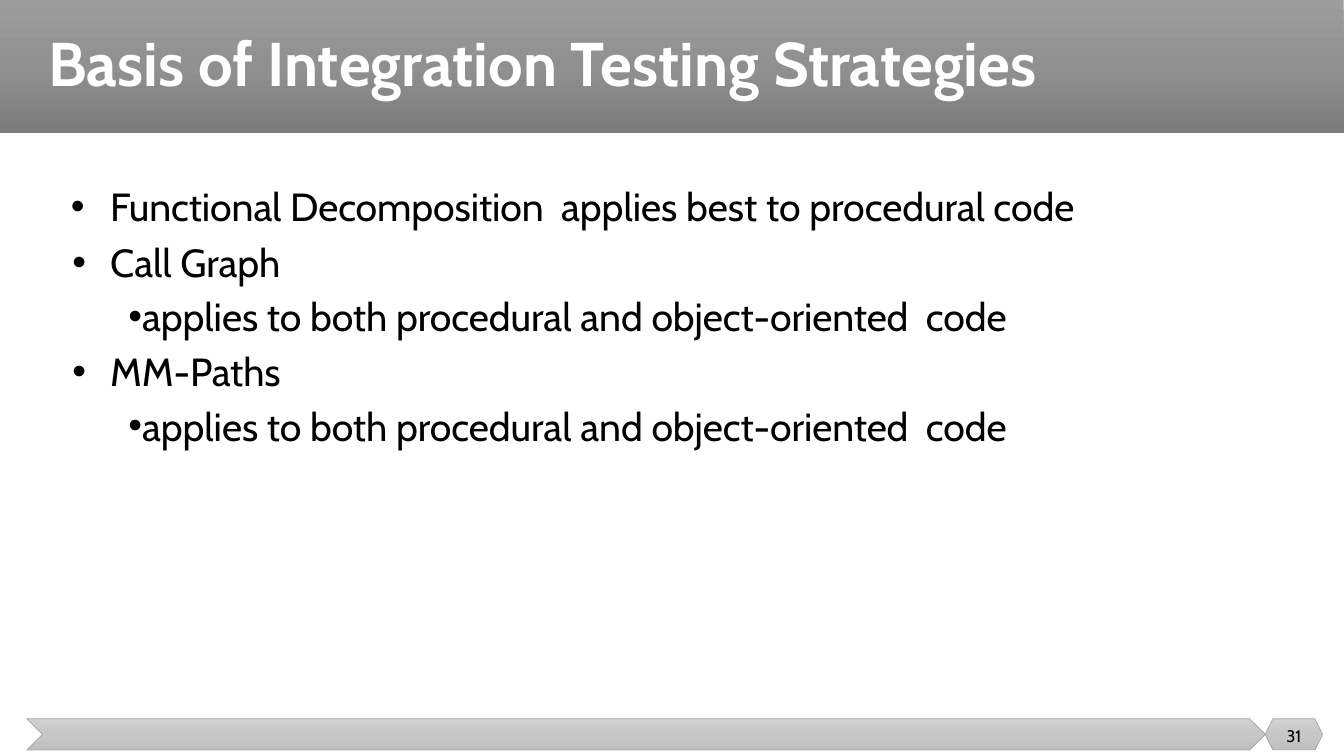
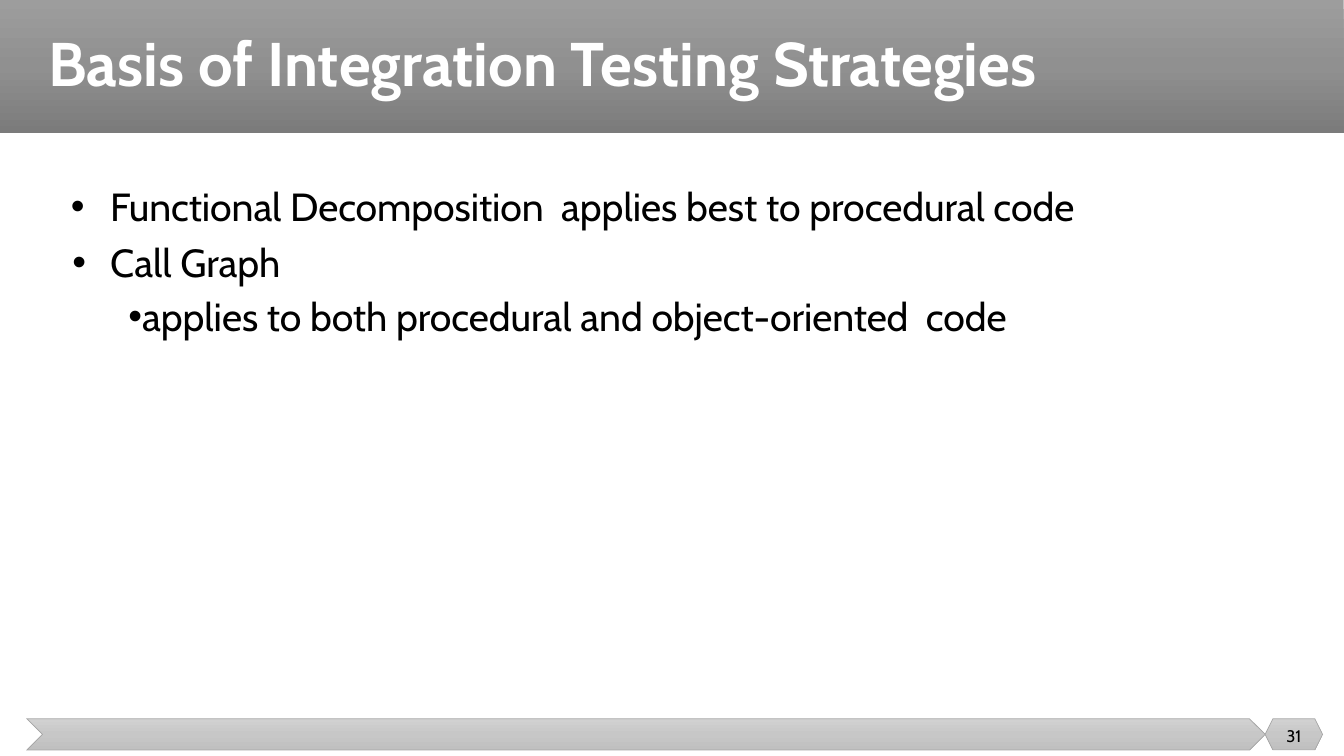
Before and after one commit to malenezi/malenezi, a slide deck: slide 31 of new_SE401/Lectures/8-Integration, System and Regression Testing/Integration Testing.pptx. Drawn at 1344x756 pixels with LibreOffice and Linux fonts; fonts in the diff are those of the drawing. Boxes give left, top, right and bottom in pixels: in the first picture for what was removed or moved away, otherwise in the second. Text is boxed around its words. In the diff, an @@ line names an element or a change of style, - is before the commit and + after.

```diff
--- a/new_SE401/Lectures/8-Integration, System and Regression Testing/Integration Testing.pptx
+++ b/new_SE401/Lectures/8-Integration, System and Regression Testing/Integration Testing.pptx
@@ text at (110,356,1007,450): paragraphs removed @@
-• MM-Paths
-• applies to both procedural and object-oriented code
```
Also in this commit, not shown: 1 other slide changed, 1 other file.
